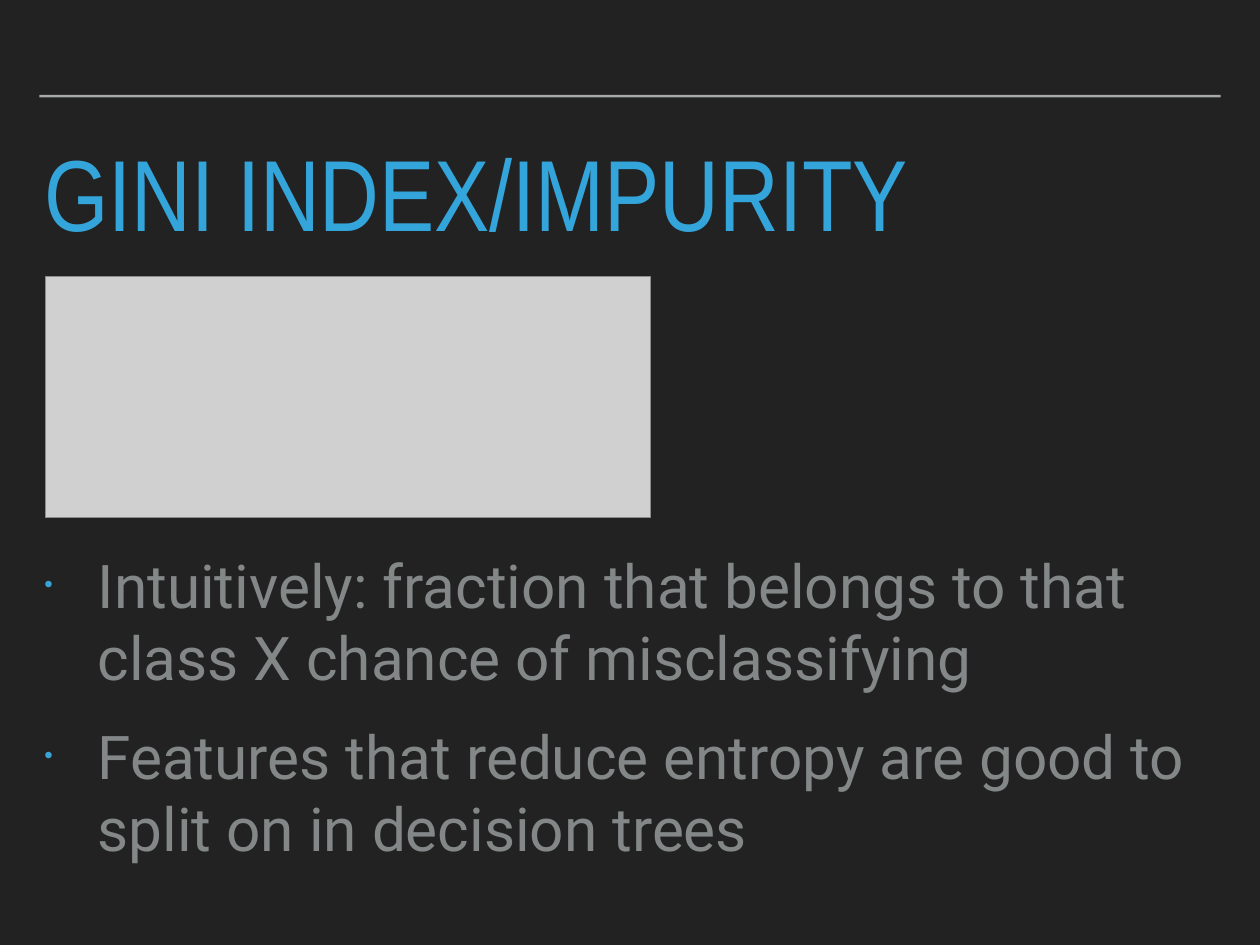
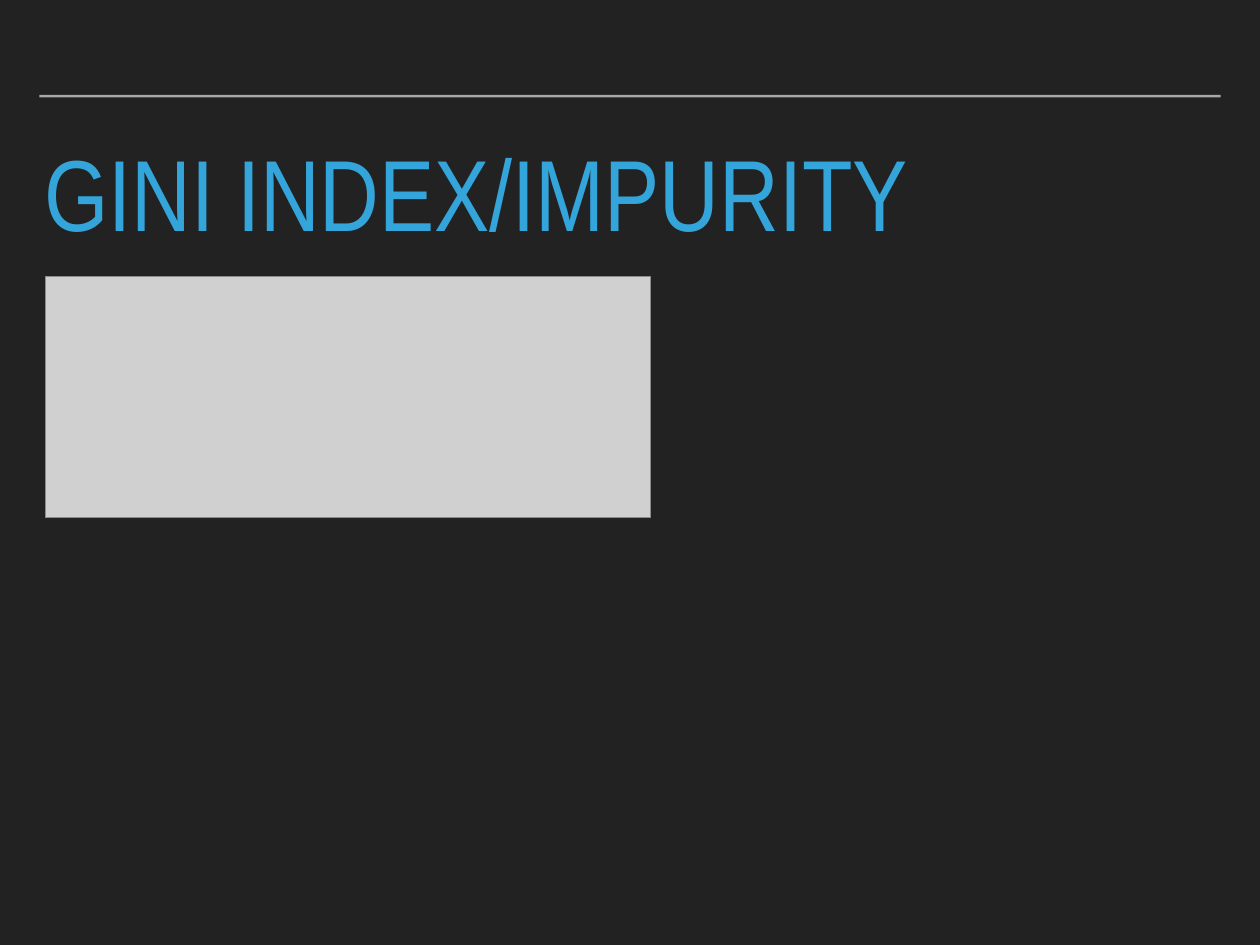
Before and after one commit to patricks1/noble-machine-learning, a slide deck: slide 10 of Session6/Session6.pptx. Drawn at 1260x945 pixels with LibreOffice and Linux fonts; fonts in the diff are those of the drawing; grey boxes stand for pictures. Boxes give left, top, right and bottom in pixels: in the first picture for what was removed or moved away, otherwise in the second. Text is boxed around its words. In the diff, an @@ line names an element or a change of style, - is before the commit and + after.

```diff
--- a/Session6/Session6.pptx
+++ b/Session6/Session6.pptx
@@ text removed at (x1=98, y1=562, x2=1184, y2=863) @@
-• Intuitively: fraction that belongs to that class X chance of misclassifying
-• Features that reduce entropy are good to split on in decision trees
```
Also in this commit, not shown: 10 other slides changed, 4 slides added, 4 slides removed, 26 other files.
